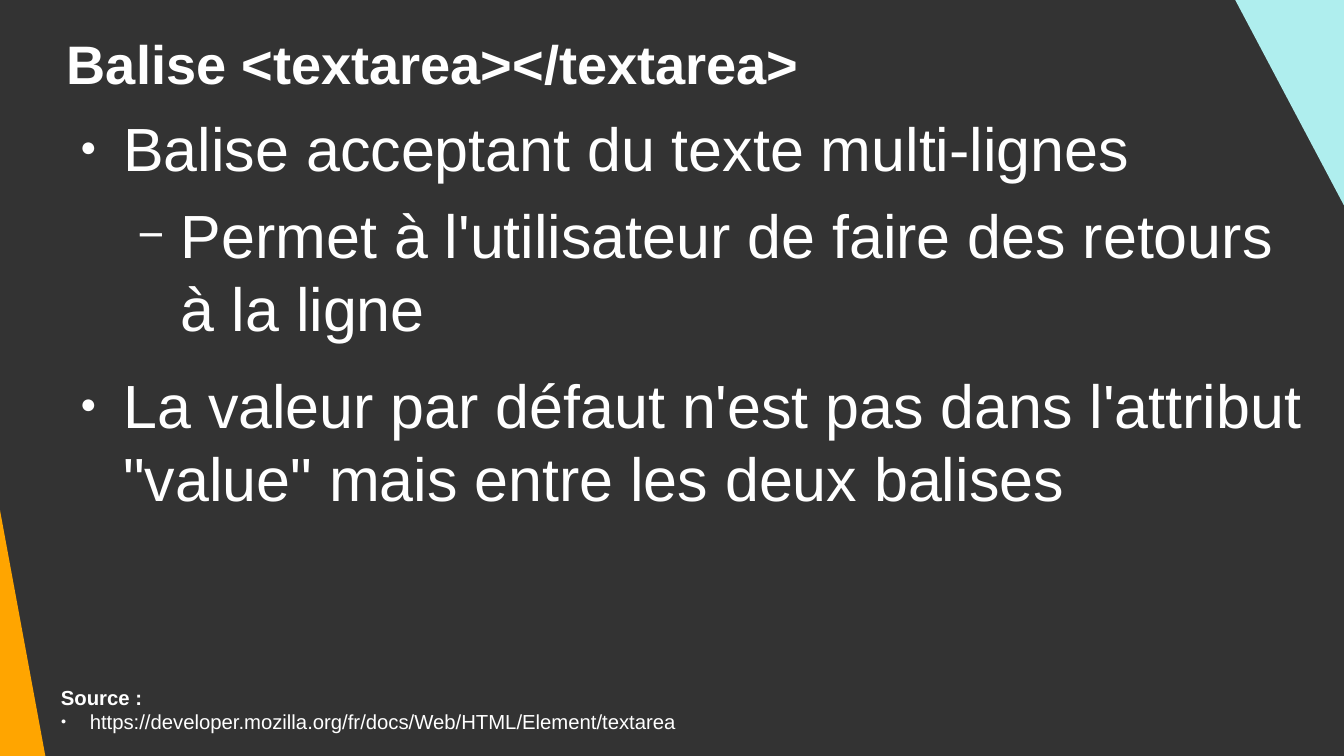
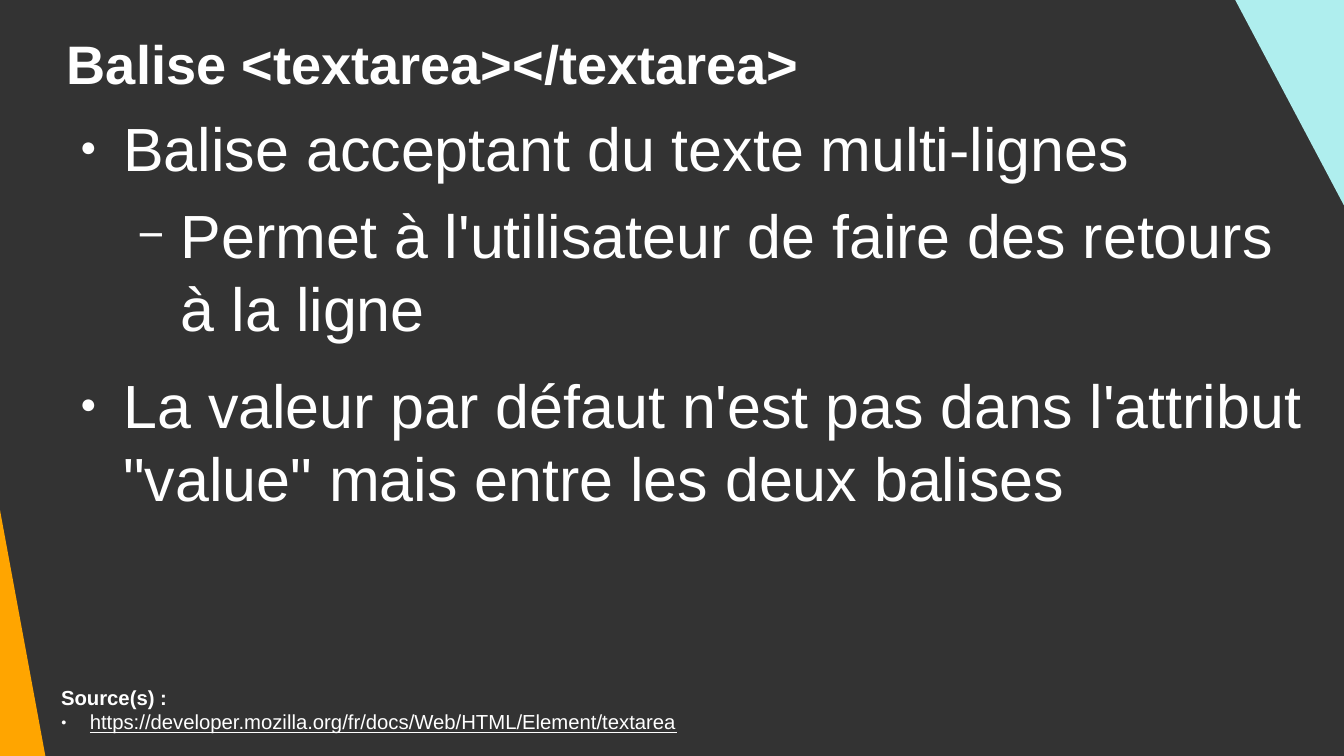
Before and after one commit to DanYellow/cours, a slide deck: slide 44 of integration-web-s1/travaux-pratiques/numero-2/presentation.odp (slide 43 before the commit). Drawn at 1344x756 pixels with LibreOffice and Linux fonts; fonts in the diff are those of the drawing. Boxes give left, top, right and bottom in pixels: in the first picture for what was removed or moved away, otherwise in the second. Text is boxed around its words. In the diff, an @@ line names an element or a change of style, - is before the commit and + after.

```diff
--- a/integration-web-s1/travaux-pratiques/numero-2/presentation.odp
+++ b/integration-web-s1/travaux-pratiques/numero-2/presentation.odp
@@ text at [61,690,155,710]: text changed @@
-Source :
+Source(s) :
@@ text at [90,714,676,734]: underline on in "https://developer.mozilla.org/fr/docs/Web/HTML/Element/texta ..." @@
```
Also in this commit, not shown: 4 other slides changed, 1 slide added, 4 other files.
